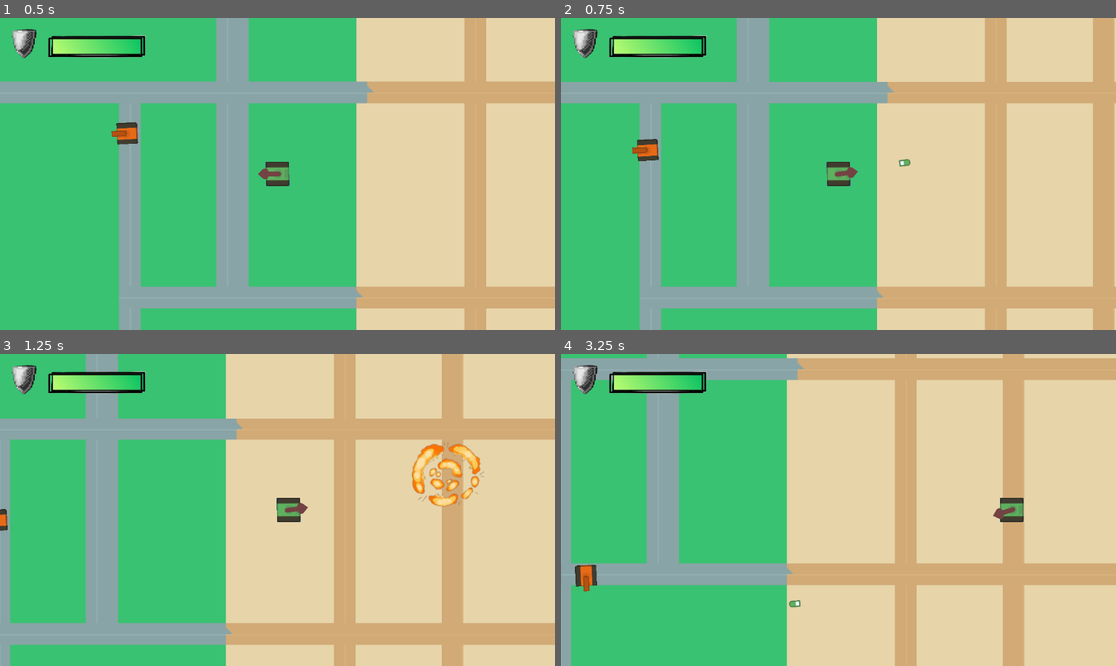
Above: before the commit, frames 1-4 (two rows, left to right).
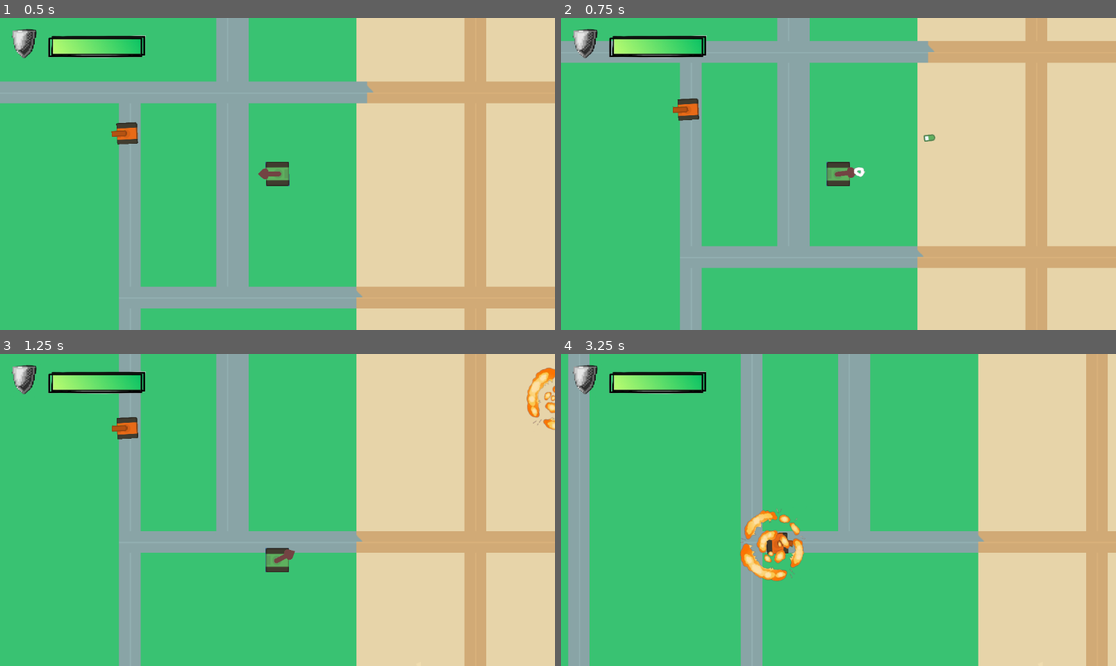
Above: after the commit, the same moments.

Repository: ntdatUTH/Game-Tank-Battle
Game: Godot game, scene res://TankBattle/scenes/Maps/map_01.tscn
Two runs of this game, one before a commit and one after it. Both use one fixed random seed, a clock stepped at 60 frames per second and the inputs below. This scene is started directly instead of the project's main scene.
Inputs (mouse positions are in pixels of both pictures, inside the frame that each line leads up to):
- Up to frame 1 (0.5 s): no input
- Up to frame 2 (0.75 s): move the mouse to (960, 158) at 0.52 s; hold D (turn_right) from 0.53 s (still down); click (960, 158) at 0.6 s
- Up to frame 3 (1.25 s): keep holding D (turn_right)
- Up to frame 4 (3.25 s): move the mouse to (727, 525) at 1.27 s; release D (turn_right) at 1.28 s; hold S (back) 1.28-2.03 s; click (727, 525) at 1.35 s; move the mouse to (894, 441) at 2.02 s; hold D (turn_right) 2.03-2.78 s; click (894, 441) at 2.1 s; move the mouse to (810, 572) at 2.77 s; hold W (forward) from 2.78 s (still down); click (810, 572) at 2.85 s

Frame 1 is identical in both runs. In frame 2, 47% of the frame differs, in the area x 0-100%, y 0-100%; in frame 3, 53%; in frame 4, 61%.

Commit message:
flash turret, explosion tank

Diff:
--- a/tank-battle/TankBattle/scenes/Bullet/Bullet.tscn
+++ b/tank-battle/TankBattle/scenes/Bullet/Bullet.tscn
@@ -24,7 +24,6 @@
 [node name="Explosion" parent="." instance=ExtResource("2_msxy0")]
 visible = false
 scale = Vector2(0.5, 0.5)
-animation = &"smoke"
 
 [connection signal="body_entered" from="." to="." method="_on_Bullet_body_entered"]
 [connection signal="timeout" from="Lifetime" to="." method="_on_lifetime_timeout"]
--- a/tank-battle/TankBattle/scenes/Tanks/Enemy_Tank.tscn
+++ b/tank-battle/TankBattle/scenes/Tanks/Enemy_Tank.tscn
@@ -1,8 +1,9 @@
-[gd_scene load_steps=6 format=3 uid="uid://cyccaoc4pd3kc"]
+[gd_scene load_steps=7 format=3 uid="uid://cyccaoc4pd3kc"]
 
 [ext_resource type="PackedScene" uid="uid://d06dw68cht31b" path="res://TankBattle/scenes/Tanks/tank.tscn" id="1_pyrxt"]
 [ext_resource type="Script" uid="uid://cewlhwr5sp0qr" path="res://TankBattle/scenes/Tanks/enemy_tank.gd" id="2_rthuk"]
 [ext_resource type="Texture2D" uid="uid://df0ogi7m2ry5c" path="res://TankBattle/kenney_top-down-tanks/Spritesheet/sheet_tanks.png" id="2_y02es"]
+[ext_resource type="Texture2D" uid="uid://bgvqm3s3jh8r8" path="res://TankBattle/kenney_top-down-tanks/PNG/Smoke/smokeWhite3.png" id="4_ghvxc"]
 [ext_resource type="PackedScene" uid="uid://due4xehmb6dbu" path="res://TankBattle/scenes/UI/unit_display.tscn" id="4_rthuk"]
 
 [sub_resource type="RectangleShape2D" id="RectangleShape2D_y02es"]
@@ -39,6 +40,12 @@
 [node name="Muzzle" parent="Turret" index="0"]
 position = Vector2(-0.555018, 68.0051)
 
+[node name="Flash" parent="Turret" index="1"]
+position = Vector2(0.293068, 63.4826)
+texture = ExtResource("4_ghvxc")
+offset = Vector2(-0.5, -0.5)
+region_rect = Rect2(0, 0, 100, 100)
+
 [node name="DetectRadius" type="Area2D" parent="." index="4"]
 collision_mask = 2
 
--- a/tank-battle/TankBattle/scenes/Tanks/Player.tscn
+++ b/tank-battle/TankBattle/scenes/Tanks/Player.tscn
@@ -1,10 +1,11 @@
-[gd_scene load_steps=7 format=3 uid="uid://4ph4tqhwdtng"]
+[gd_scene load_steps=8 format=3 uid="uid://4ph4tqhwdtng"]
 
 [ext_resource type="PackedScene" uid="uid://d06dw68cht31b" path="res://TankBattle/scenes/Tanks/tank.tscn" id="1_tjheg"]
 [ext_resource type="Script" uid="uid://c2tayfaxfylmt" path="res://TankBattle/scenes/Tanks/player.gd" id="2_fw815"]
 [ext_resource type="Texture2D" uid="uid://blyrl45qmoqth" path="res://TankBattle/kenney_top-down-tanks/Vector/preview.png" id="2_pt20k"]
 [ext_resource type="PackedScene" uid="uid://b4lcfammdn2ly" path="res://TankBattle/scenes/Bullet/PlayerBullet.tscn" id="3_una4e"]
 [ext_resource type="Texture2D" uid="uid://j2haaqxeh8b8" path="res://TankBattle/kenney_top-down-tanks/PNG/Tanks/Nong.png" id="4_rory0"]
+[ext_resource type="Texture2D" uid="uid://bgvqm3s3jh8r8" path="res://TankBattle/kenney_top-down-tanks/PNG/Smoke/smokeWhite3.png" id="6_4vnnm"]
 
 [sub_resource type="RectangleShape2D" id="RectangleShape2D_pt20k"]
 size = Vector2(39, 39)
@@ -23,6 +24,7 @@
 region_rect = Rect2(221, 109, 36, 35)
 
 [node name="CollisionShape2D" parent="." index="1"]
+visible = false
 shape = SubResource("RectangleShape2D_pt20k")
 metadata/_edit_group_ = true
 
@@ -38,5 +40,10 @@
 [node name="Muzzle" parent="Turret" index="0"]
 position = Vector2(-1.24656, 221.959)
 
+[node name="Flash" parent="Turret" index="1"]
+position = Vector2(-5.98772, 191.157)
+texture = ExtResource("6_4vnnm")
+region_rect = Rect2(0, 0, 100, 100)
+
 [node name="Camera2D" type="Camera2D" parent="." index="4"]
 zoom = Vector2(1.4, 1.4)
--- a/tank-battle/TankBattle/scenes/Tanks/Tank.gd
+++ b/tank-battle/TankBattle/scenes/Tanks/Tank.gd
@@ -27,6 +27,7 @@
 		$GunTimer.start()
 		var dir = Vector2(1,0).rotated($Turret.global_rotation+deg_to_rad(90))
 		shoot_.emit(Bullet, $Turret/Muzzle.global_position, dir)
+		$AnimationPlayer.play("muzzle_flash")
 
 func _physics_process(delta):
 	if not alive:
@@ -41,7 +42,15 @@
 		explode()
 	 #hàm chết
 func explode():
-	queue_free()
-
+	$CollisionShape2D.disabled=true
+	alive =false
+	$Turret.hide()
+	$Body.hide()
+	$Explosion.show()
+	$Explosion.play()
 func _on_gun_timer_timeout() -> void:
 	can_shoot = true
+
+
+func _on_explosion_animation_finished() -> void:
+	queue_free()
--- a/tank-battle/TankBattle/scenes/Tanks/player.gd
+++ b/tank-battle/TankBattle/scenes/Tanks/player.gd
@@ -41,10 +41,8 @@
 	# Nếu có nhấn phím di chuyển
 	if velocity.length() > 0:
 		velocity = velocity.normalized() * max_speed  # Bình thường hóa vector và nhân với tốc độ
-		velocity = velocity.rotated(rotation)  # Xoay vector theo hướng `rotation`
-
-	# Di chuyển đối tượng
-	position += velocity * delta
+		rotation = velocity.angle()  # Cập nhật góc quay theo hướng di chuyển
+		position += velocity * delta
 	move_and_slide()
 
 	if Input.is_action_just_pressed('click'):
--- a/tank-battle/TankBattle/scenes/Tanks/tank.tscn
+++ b/tank-battle/TankBattle/scenes/Tanks/tank.tscn
@@ -1,6 +1,84 @@
-[gd_scene load_steps=2 format=3 uid="uid://d06dw68cht31b"]
+[gd_scene load_steps=7 format=3 uid="uid://d06dw68cht31b"]
 
 [ext_resource type="Script" uid="uid://uyng8hbyx8k4" path="res://TankBattle/scenes/Tanks/Tank.gd" id="1_68vxb"]
+[ext_resource type="PackedScene" uid="uid://3bst80cqf1sg" path="res://TankBattle/scenes/effects/explosion.tscn" id="2_ilxhc"]
+
+[sub_resource type="Animation" id="Animation_tdlt3"]
+length = 0.001
+tracks/0/type = "value"
+tracks/0/imported = false
+tracks/0/enabled = true
+tracks/0/path = NodePath("Turret/Flash:modulate")
+tracks/0/interp = 1
+tracks/0/loop_wrap = true
+tracks/0/keys = {
+"times": PackedFloat32Array(0),
+"transitions": PackedFloat32Array(1),
+"update": 0,
+"values": [Color(1, 1, 1, 0)]
+}
+tracks/1/type = "value"
+tracks/1/imported = false
+tracks/1/enabled = true
+tracks/1/path = NodePath("Turret/Flash:scale")
+tracks/1/interp = 1
+tracks/1/loop_wrap = true
+tracks/1/keys = {
+"times": PackedFloat32Array(0),
+"transitions": PackedFloat32Array(1),
+"update": 0,
+"values": [Vector2(0.5, 0.5)]
+}
+
+[sub_resource type="Animation" id="Animation_n5yja"]
+resource_name = "init"
+tracks/0/type = "value"
+tracks/0/imported = false
+tracks/0/enabled = true
+tracks/0/path = NodePath("Turret/Flash:modulate")
+tracks/0/interp = 1
+tracks/0/loop_wrap = true
+tracks/0/keys = {
+"times": PackedFloat32Array(0),
+"transitions": PackedFloat32Array(1),
+"update": 0,
+"values": [Color(1, 1, 1, 0)]
+}
+
+[sub_resource type="Animation" id="Animation_fttro"]
+resource_name = "muzzle_flash"
+length = 0.15
+tracks/0/type = "value"
+tracks/0/imported = false
+tracks/0/enabled = true
+tracks/0/path = NodePath("Turret/Flash:modulate")
+tracks/0/interp = 1
+tracks/0/loop_wrap = true
+tracks/0/keys = {
+"times": PackedFloat32Array(0, 0.120007, 0.15),
+"transitions": PackedFloat32Array(1, 1, 1),
+"update": 0,
+"values": [Color(1, 1, 1, 1), Color(1, 1, 1, 1), Color(1, 1, 1, 0)]
+}
+tracks/1/type = "value"
+tracks/1/imported = false
+tracks/1/enabled = true
+tracks/1/path = NodePath("Turret/Flash:scale")
+tracks/1/interp = 1
+tracks/1/loop_wrap = true
+tracks/1/keys = {
+"times": PackedFloat32Array(0, 0.03, 0.08),
+"transitions": PackedFloat32Array(1, 1, 1),
+"update": 0,
+"values": [Vector2(0.5, 0.5), Vector2(1.5, 1.5), Vector2(1, 1)]
+}
+
+[sub_resource type="AnimationLibrary" id="AnimationLibrary_impy1"]
+_data = {
+&"RESET": SubResource("Animation_tdlt3"),
+&"init": SubResource("Animation_n5yja"),
+&"muzzle_flash": SubResource("Animation_fttro")
+}
 
 [node name="Tank" type="CharacterBody2D"]
 collision_layer = 6
@@ -17,6 +95,22 @@
 
 [node name="Muzzle" type="Marker2D" parent="Turret"]
 
+[node name="Flash" type="Sprite2D" parent="Turret"]
+modulate = Color(1, 1, 1, 0)
+scale = Vector2(0.5, 0.5)
+region_enabled = true
+
 [node name="GunTimer" type="Timer" parent="."]
 
+[node name="Explosion" parent="." instance=ExtResource("2_ilxhc")]
+visible = false
+animation = &"fire"
+
+[node name="AnimationPlayer" type="AnimationPlayer" parent="."]
+libraries = {
+&"": SubResource("AnimationLibrary_impy1")
+}
+autoplay = "init"
+
 [connection signal="timeout" from="GunTimer" to="." method="_on_gun_timer_timeout"]
+[connection signal="animation_finished" from="Explosion" to="." method="_on_explosion_animation_finished"]
